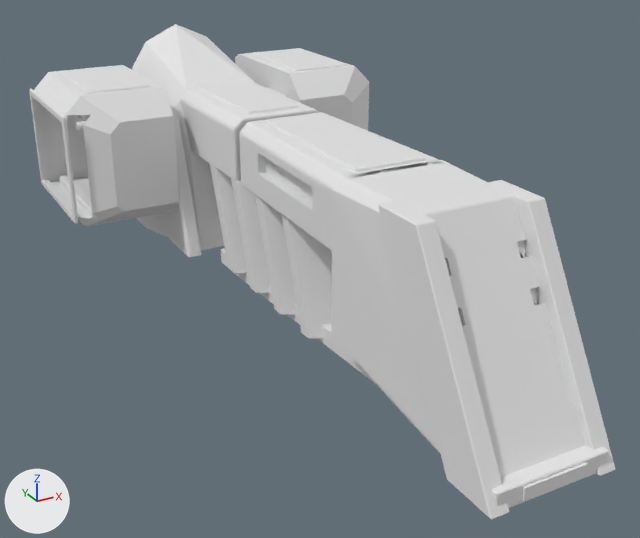
Two versions of the OBJ model Assets/Resources/Models/Thunder_M3/barrel.obj, one commit apart.
The view is the same before and after, from a camera (50 mm lens) standing at (-0.68, -1.9, 0.54) and looking at (-0.013, -0.686, -0.067). Every picture has the same lights, and +X, +Y and +Z are marked at lower left. The older version comes first. Where no turn or scale is listed for an object, it has been applied to the vertices. Vertices at exactly the same position are counted once.

The first picture shows 'barrel'.
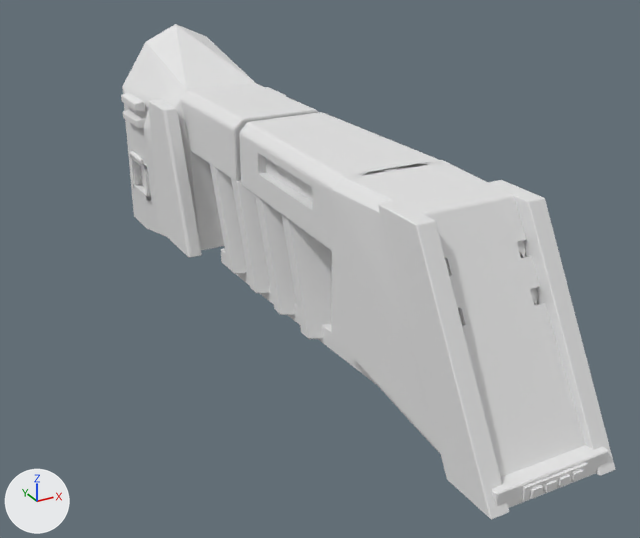
Pixel boxes (x1, y1, x2, y2) of what changed, in the pictures (640 x 538 px):
'barrel', reshaped (16% narrower): before (29, 24, 615, 520); after (121, 24, 615, 520)
part 1 of me_barrel, added: after (130, 151, 144, 164)
part 2 of me_barrel, added: after (530, 485, 543, 499)
part 3 of me_barrel, added: after (544, 480, 557, 493)
part 4 of me_barrel, added: after (558, 474, 571, 488)
part 5 of me_barrel, added: after (571, 469, 584, 482)
part 6 of me_barrel, added: after (130, 155, 151, 201)
part 7 of me_barrel, added: after (123, 109, 146, 128)
part 8 of me_barrel, added: after (121, 92, 145, 112)
part 9 of me_barrel, deleted: before (29, 48, 426, 224)
part 10 of me_barrel, deleted: before (34, 48, 369, 226)

Edits to the bpy script that builds the scene:
```text
Change me_barrel:
    used by ob_barrel; location = (0.0, 0.0, 0.0)
    remove me_barrel.from_pydata(...)  # 4081 vertices, 7970 faces; spans x -0.331..0.33, y -1.263..-0.012, z -0.169..0.253
    add me_barrel.from_pydata(...)  # 3751 vertices, 7338 faces; spans x -0.149..0.149, y -1.265..-0.012, z -0.169..0.253
    me_barrel part 1: a new loose piece, an 8-sided cylinder along y spanning x -0.141..-0.131, y -0.133..-0.061, z -0.011..0.0
    me_barrel part 2: a new loose piece, a box spanning x -0.041..-0.025, y -1.2645..-1.2605, z -0.139..-0.127
    me_barrel part 3: a new loose piece, a box spanning x -0.019..-0.003, y -1.2645..-1.2605, z -0.139..-0.127
    me_barrel part 4: a new loose piece, a box spanning x 0.003..0.019, y -1.2645..-1.2605, z -0.139..-0.127
    me_barrel part 5: a new loose piece, a box spanning x 0.025..0.041, y -1.2645..-1.2605, z -0.139..-0.127
    me_barrel part 6: a new loose piece of 24 vertices spanning x -0.136..-0.128, y -0.146..-0.047, z -0.088..-0.009
    me_barrel part 7: a new loose piece of 24 vertices spanning x -0.149..-0.129, y -0.156..-0.057, z 0.071..0.092
    me_barrel part 8: a new loose piece of 24 vertices spanning x -0.149..-0.129, y -0.156..-0.057, z 0.106..0.127
    me_barrel part 9: 16 loose pieces with 428 vertices, spanning x -0.331..0.33, y -0.875..-0.038, z -0.052..0.186, are deleted
    me_barrel part 10
    70 vertices are removed from x -0.325..0.325, y -0.338..-0.022, z -0.068..0.182
    132 faces are deleted
    other edits to the shape of me_barrel do not show in these pictures
```
